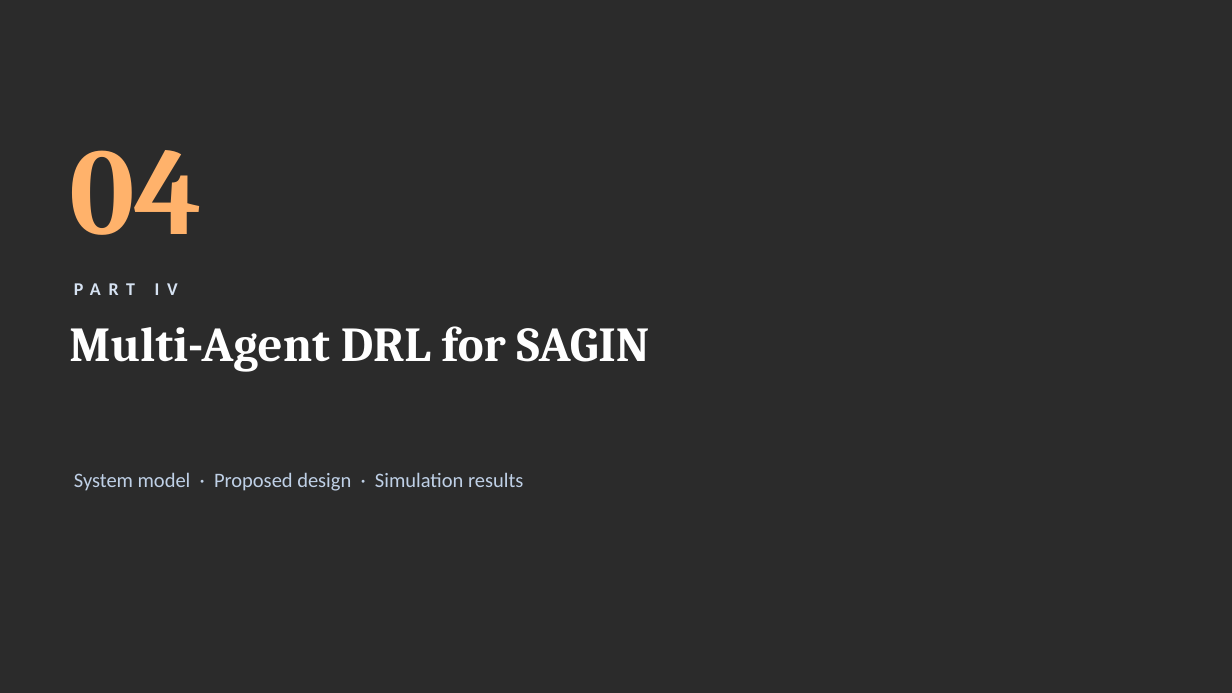
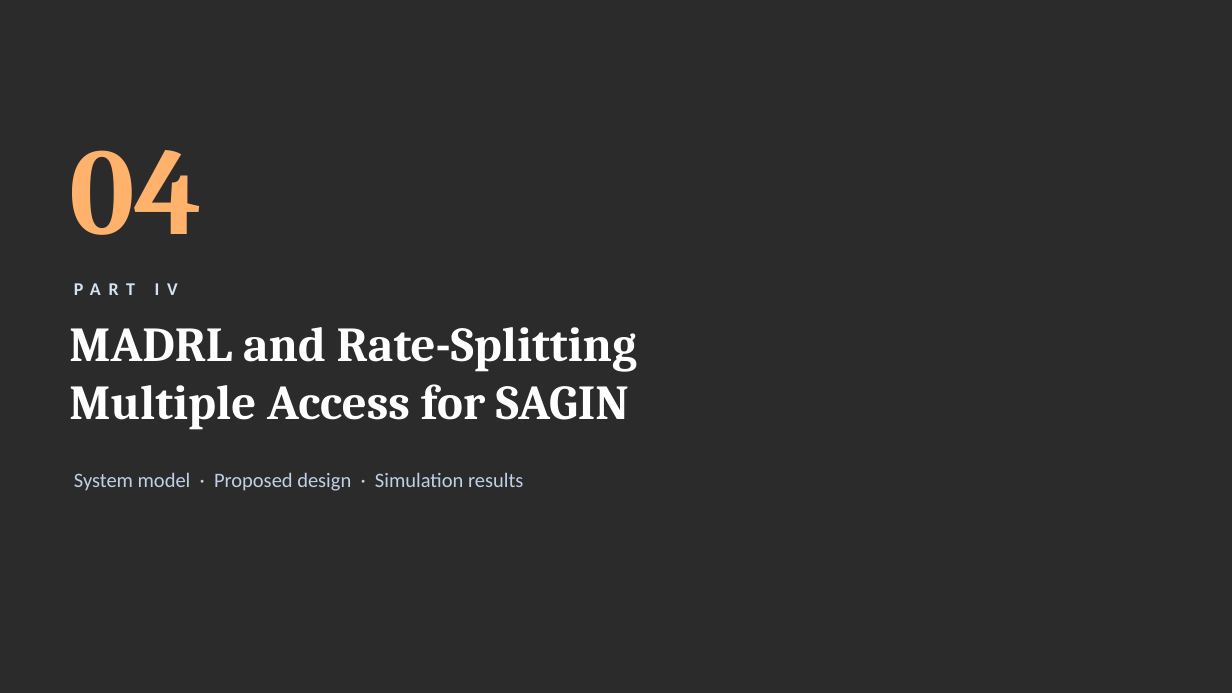
Before and after one commit to zhang1988miao-collab/SAGIN_simulation, a slide deck: slide 17 of seminar/SAGIN_Optimization_Seminar.pptx. Drawn at 1232x693 pixels with LibreOffice and Linux fonts; fonts in the diff are those of the drawing; background and template pictures are left out; a plain dark background stands for a picture behind light text. Boxes give left, top, right and bottom in pixels: in the first picture for what was removed or moved away, otherwise in the second. Text is boxed around its words. In the diff, an @@ line names an element or a change of style, - is before the commit and + after.

```diff
--- a/seminar/SAGIN_Optimization_Seminar.pptx
+++ b/seminar/SAGIN_Optimization_Seminar.pptx
@@ title at bbox=[69, 327, 637, 429]: text changed @@
-Multi-Agent DRL for SAGIN
+MADRL and Rate-Splitting Multiple Access for SAGIN
```
Also in this commit, not shown: 19 other slides changed, 2 other files.
